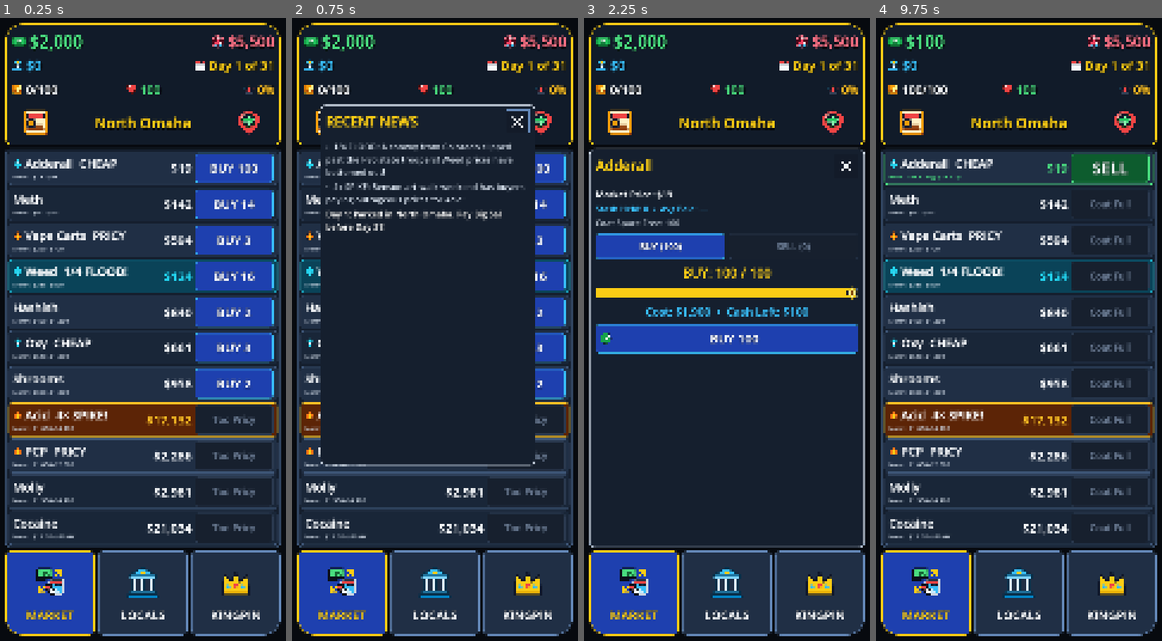
Above: before the commit, frames 1-4 (left to right).
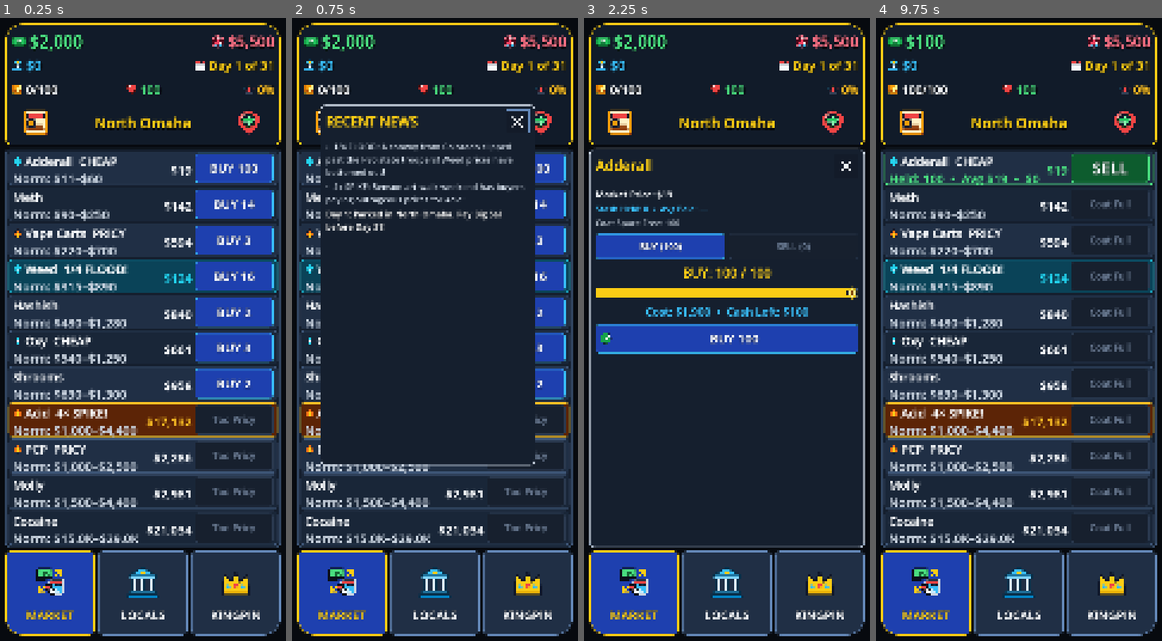
Above: after the commit, the same moments.

Repository: TimGoergen/dope-wars
Game: Godot game, scene res://Main.tscn
Two runs of this game, one before a commit and one after it. Both use one fixed random seed, a clock stepped at 60 frames per second and the inputs below.
Inputs (mouse positions are in pixels of both pictures, inside the frame that each line leads up to):
- Up to frame 1 (0.25 s): no input
- Up to frame 2 (0.75 s): click (329, 123) at 0.52 s
- Up to frame 3 (2.25 s): click (832, 123) at 1.27 s; click (686, 167) at 2.02 s
- Up to frame 4 (9.75 s): click "BUY 100" at 2.75 s; click (978, 204) at 3.52 s; click "BUY 14" at 4.25 s; click (978, 242) at 5.02 s; click "BUY 3" at 5.75 s; click (978, 273) at 6.52 s; click "BUY 16" at 7.25 s; click (978, 310) at 8.02 s; click "BUY 2" at 8.75 s; click (978, 348) at 9.52 s

The runs differ from the first frame. In frame 1, 8.2% of the frame differs, in the area x 4-68%, y 22-85%; in frame 2, 2.7%; in frame 3, nothing differs; in frame 4, 8.4%.

Commit message:
Refactor defense attorney to relative 10% suppression and double drug sub row font size

Diff:
--- a/game/config/tuning.tres
+++ b/game/config/tuning.tres
@@ -94,6 +94,8 @@
 casino_launder_heat_drop = 15.0
 lawyer_base_cost = 1500
 lawyer_partial_heat_drop = 35.0
+lawyer_cost_per_heat = 120.0
+lawyer_relative_suppress_pct = 0.10
 vip_intel_base_cost = 1000
 vip_intel_day_step_cost = 250
 street_event_chance = 0.28
--- a/game/scripts/Main.gd
+++ b/game/scripts/Main.gd
@@ -466,7 +466,7 @@
 		var name_lbl := UiPalette.add_label(name_row, String(p_def["name"]), UiPalette.FONT_DRUG_NAME, UiPalette.TEXT_PRIMARY, false, true)
 		name_lbl.mouse_filter = Control.MOUSE_FILTER_IGNORE
 
-		var sub_lbl := UiPalette.add_label(left_vbox, "", UiPalette.FONT_TINY, UiPalette.TEXT_SECONDARY, false, false)
+		var sub_lbl := UiPalette.add_label(left_vbox, "", UiPalette.FONT_DRUG_SUB, UiPalette.TEXT_SECONDARY, false, false)
 		sub_lbl.mouse_filter = Control.MOUSE_FILTER_IGNORE
 
 		# Big Price Display
--- a/game/scripts/core/GameState.gd
+++ b/game/scripts/core/GameState.gd
@@ -490,10 +490,17 @@
 	return {"ok": true, "wired": wired_to_bank, "cut": house_cut, "heat": heat}
 
 
+func get_lawyer_cost_per_heat_pct() -> float:
+	var nw_factor := float(maxi(0, get_net_worth())) * 0.0003
+	return float(tuning.lawyer_cost_per_heat) + nw_factor
+
+
 func get_lawyer_cost(clear_all: bool) -> int:
-	var nw_factor := int(floor(float(maxi(0, get_net_worth())) * 0.015))
-	var base := tuning.lawyer_base_cost + int(heat * 60.0) + nw_factor
-	return base * 2 if clear_all else base
+	if heat <= 0.1:
+		return 0
+	var rate := get_lawyer_cost_per_heat_pct()
+	var heat_cleared := heat if clear_all else (heat * tuning.lawyer_relative_suppress_pct)
+	return maxi(50 if not clear_all else 100, int(round(heat_cleared * rate)))
 
 
 func hire_lawyer(clear_all: bool) -> Dictionary:
@@ -505,10 +512,11 @@
 	cash -= cost
 	if clear_all:
 		heat = 0.0
-		log_scanner("⚖️ Farnam St. Attorney cleared all warrants! Heat is now 0%%.")
+		log_scanner("⚖️ Farnam St. Attorney expunged all warrants! Heat is now 0%%.")
 	else:
-		_reduce_heat(tuning.lawyer_partial_heat_drop)
-		log_scanner("⚖️ Farnam St. Attorney quashed patrol sightings (Heat: %.0f%%)." % heat)
+		var drop := heat * tuning.lawyer_relative_suppress_pct
+		_reduce_heat(drop)
+		log_scanner("⚖️ Farnam St. Attorney suppressed 10%% of warrants (Heat: %.1f%%)." % heat)
 	return {"ok": true, "cost": cost, "heat": heat}
 
 
--- a/game/scripts/resources/TuningConfig.gd
+++ b/game/scripts/resources/TuningConfig.gd
@@ -108,6 +108,8 @@
 @export var casino_launder_heat_drop: float = 15.0
 @export var lawyer_base_cost: int = 1500
 @export var lawyer_partial_heat_drop: float = 35.0
+@export var lawyer_cost_per_heat: float = 120.0
+@export var lawyer_relative_suppress_pct: float = 0.10
 @export var vip_intel_base_cost: int = 1000
 @export var vip_intel_day_step_cost: int = 250
 @export var street_event_chance: float = 0.28
--- a/game/scripts/ui/FacilityOverlay.gd
+++ b/game/scripts/ui/FacilityOverlay.gd
@@ -426,18 +426,19 @@
 
 	var cost_part := state.get_lawyer_cost(false)
 	var cost_all := state.get_lawyer_cost(true)
+	var drop_pct := state.heat * 0.10
 
 	UiPalette.add_label(inner, "⚖️ West O Defense Attorney", 44, UiPalette.POLICE_RED, false, true)
-	UiPalette.add_label(inner, "Police Heat: %.0f%% (%s)" % [
+	UiPalette.add_label(inner, "Police Heat: %.1f%% (%s)" % [
 		state.heat,
 		CombatEngine.get_cop_tier_for_heat(state.heat)["leader_name"]
 	], 34, UiPalette.TEXT_SECONDARY)
 
 	var part_btn := Button.new()
-	part_btn.text = "📂 Suppress (-35%% Heat) — %s" % Money.format(cost_part)
+	part_btn.text = "📂 Suppress Warrants (-10%% • -%.1f%% Heat) — %s" % [drop_pct, Money.format(cost_part)]
 	part_btn.custom_minimum_size = Vector2(0, 104)
 	part_btn.disabled = (state.heat <= 0.1) or (state.cash < cost_part)
-	UiPalette.style_button(part_btn, UiPalette.BTN_PRIMARY, UiPalette.BANK_CYAN, UiPalette.TEXT_PRIMARY, 38)
+	UiPalette.style_button(part_btn, UiPalette.BTN_PRIMARY, UiPalette.BANK_CYAN, UiPalette.TEXT_PRIMARY, 36)
 	part_btn.pressed.connect(func() -> void:
 		state.hire_lawyer(false)
 		Audio.play(&"cash_register")
@@ -446,10 +447,10 @@
 	inner.add_child(part_btn)
 
 	var all_btn := Button.new()
-	all_btn.text = "⚖️ Expunge All (0%% Heat) — %s" % Money.format(cost_all)
+	all_btn.text = "⚖️ Expunge All (Clear to 0%% Heat) — %s" % Money.format(cost_all)
 	all_btn.custom_minimum_size = Vector2(0, 108)
 	all_btn.disabled = (state.heat <= 0.1) or (state.cash < cost_all)
-	UiPalette.style_button(all_btn, UiPalette.BTN_SUCCESS, UiPalette.CASH_EMERALD, UiPalette.TEXT_PRIMARY, 40)
+	UiPalette.style_button(all_btn, UiPalette.BTN_SUCCESS, UiPalette.CASH_EMERALD, UiPalette.TEXT_PRIMARY, 38)
 	all_btn.pressed.connect(func() -> void:
 		state.hire_lawyer(true)
 		Audio.play(&"victory_fanfare")
--- a/game/scripts/ui/UiPalette.gd
+++ b/game/scripts/ui/UiPalette.gd
@@ -46,6 +46,7 @@
 const FONT_DRUG_BTN := 45
 const FONT_DRUG_PRICE := 46
 const FONT_DRUG_NAME := 44
+const FONT_DRUG_SUB := 46
 const FONT_HERO := 48
 const FONT_TITLE := 46
 const FONT_HEADER := 38
--- a/game/sim/FacilitiesAndEventsTest.gd
+++ b/game/sim/FacilitiesAndEventsTest.gd
@@ -38,8 +38,14 @@
 	_assert_eq(state.bank, 9000, "$9k (90%) wired directly to Bank")
 	_assert_true(absf(state.heat - 25.0) < 0.01, "Heat dropped by -15% (40 -> 25)")
 
-	# 3. Old Market Defense Attorney: Clear All Heat
+	# 3. West Omaha Defense Attorney: Suppress (10% of heat) and Expunge All
 	state.cash = 50000
+	var part_cost := state.get_lawyer_cost(false)
+	var all_cost := state.get_lawyer_cost(true)
+	_assert_eq(part_cost, int(round(all_cost * 0.10)), "Suppress cost is 10% of expunge all cost")
+	var supp_res := state.hire_lawyer(false)
+	_assert_true(bool(supp_res.get("ok", false)), "Lawyer suppress ok")
+	_assert_true(absf(state.heat - 22.5) < 0.01, "Heat reduced by 10% (25 -> 22.5)")
 	var law_res := state.hire_lawyer(true)
 	_assert_true(bool(law_res.get("ok", false)), "Lawyer clear all heat ok")
 	_assert_true(absf(state.heat) < 0.01, "Heat cleared to 0%")
